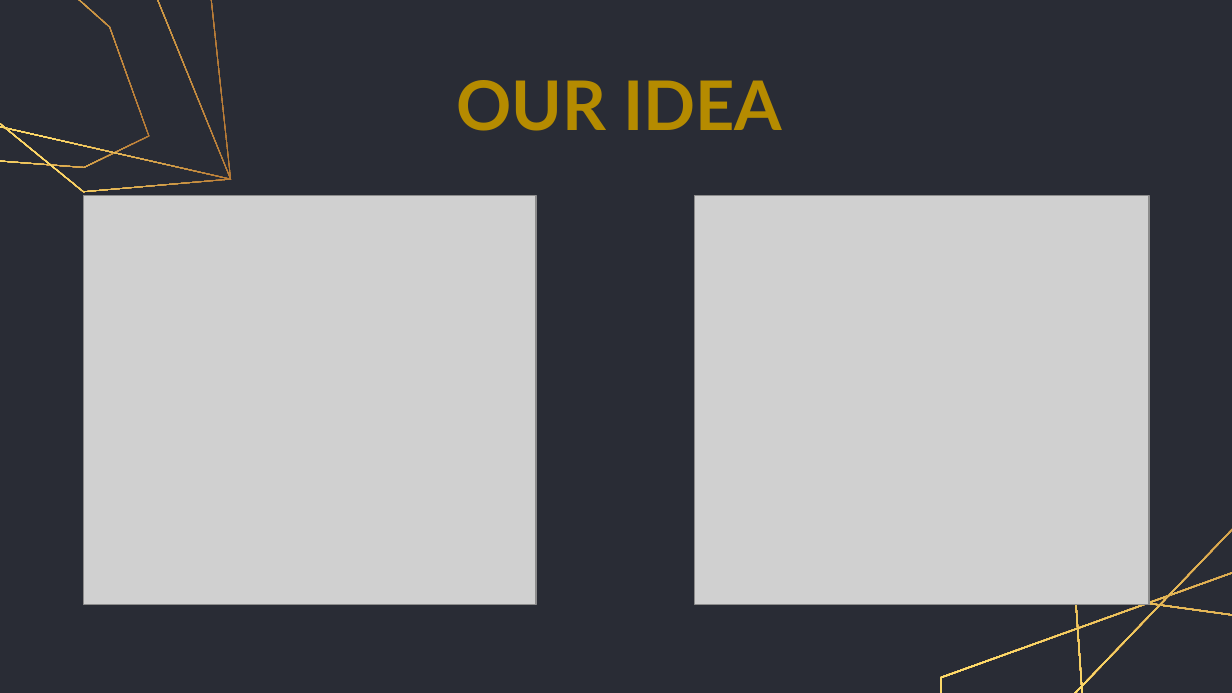
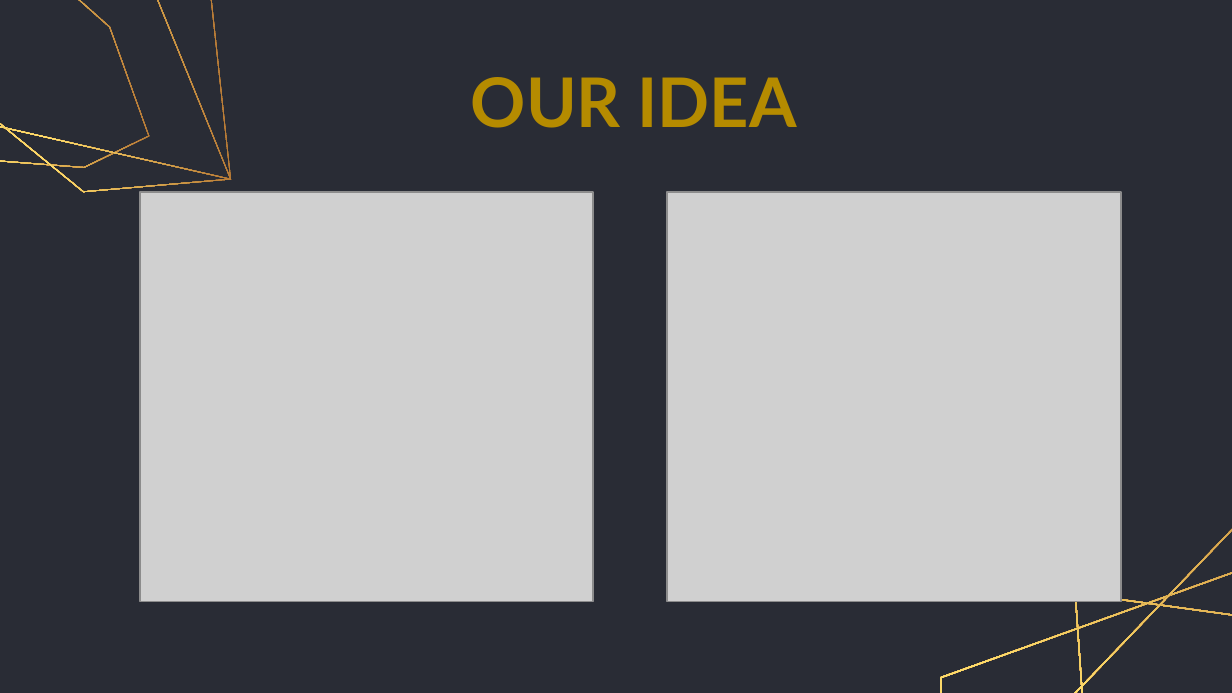
Before and after one commit to codingburgas/2223-educational-traveling-s-w-a-g, a slide deck: slide 4 of documents/s.w.a.g - Presentation.pptx. Drawn at 1232x693 pixels with LibreOffice and Linux fonts; fonts in the diff are those of the drawing; grey boxes stand for pictures. Boxes give left, top, right and bottom in pixels: in the first picture for what was removed or moved away, otherwise in the second. Text is boxed around its words. In the diff, an @@ line names an element or a change of style, - is before the commit and + after.

Commit message:
Update Presentation

```diff
--- a/documents/s.w.a.g - Presentation.pptx
+++ b/documents/s.w.a.g - Presentation.pptx
@@ title "OUR IDEA": place and size @@
-title "OUR IDEA" at (457, 80, 782, 131)
+title "OUR IDEA" at (471, 77, 796, 128)
@@ picture: place and size @@
-picture at (84, 196, 536, 605)
+picture at (140, 192, 594, 601)
@@ picture: place and size @@
-picture at (695, 196, 1149, 605)
+picture at (667, 192, 1121, 601)
```
Also in this commit, not shown: 3 other slides changed.
